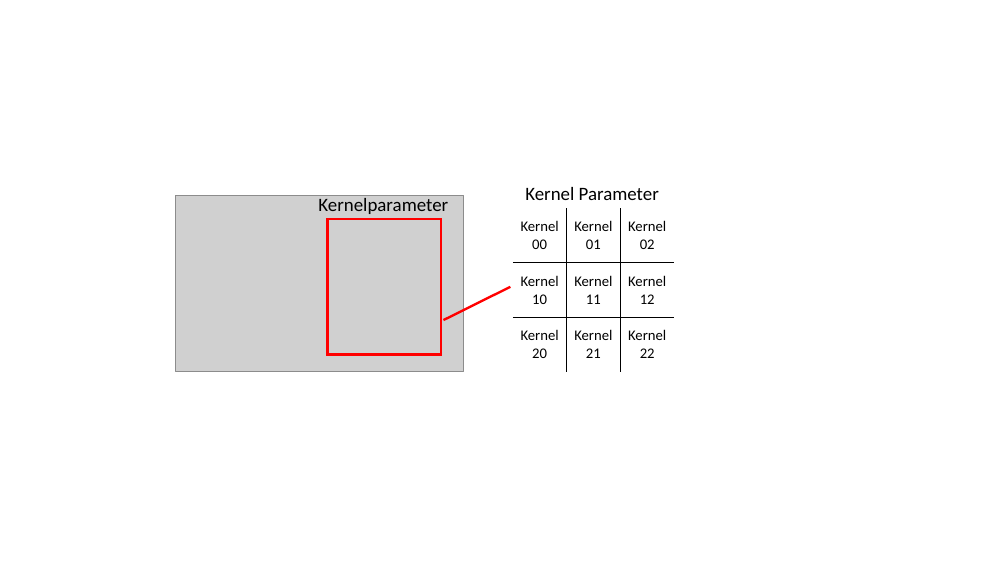
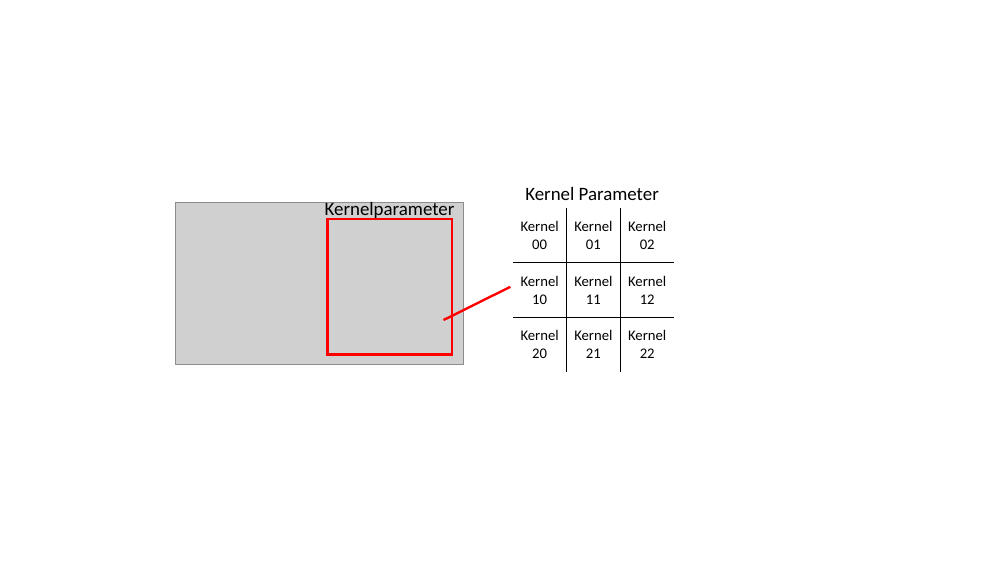
Before and after one commit to Chriss95De/Bachelors-Thesis-VHDL-Pattern-Detection, a slide deck: slide 14 of Dokumentation/Stand Oster/Grafiken.pptx (slide 13 before the commit). Drawn at 1008x567 pixels with LibreOffice and Linux fonts; fonts in the diff are those of the drawing; grey boxes stand for pictures. Boxes give left, top, right and bottom in pixels: in the first picture for what was removed or moved away, otherwise in the second. Text is boxed around its words. In the diff, an @@ line names an element or a change of style, - is before the commit and + after.

```diff
--- a/Dokumentation/Stand Oster/Grafiken.pptx
+++ b/Dokumentation/Stand Oster/Grafiken.pptx
@@ picture resized from (x1=175, y1=195, x2=464, y2=371) to (x1=175, y1=203, x2=464, y2=365) @@
@@ text "Kernelparameter" moved from (x1=318, y1=195, x2=448, y2=214) to (x1=325, y1=200, x2=455, y2=221) @@
@@ rectangle resized from (x1=327, y1=219, x2=441, y2=355) to (x1=327, y1=219, x2=452, y2=355) @@
```
Also in this commit, not shown: 2 other slides changed, 1 slide added, 13 other files.
